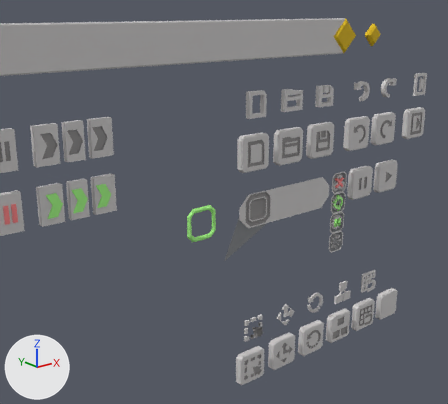
The Blender file raw/UI.blend: old version first, new version second.
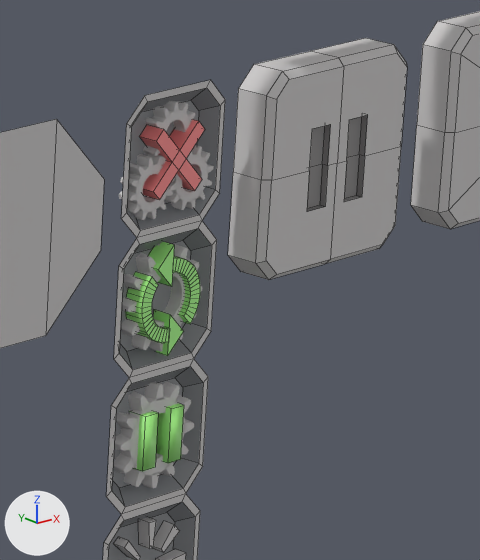
Each version appears first from a 50 mm camera at (63.0, -379.0, 1059.0) aimed at (419.0, 67.0, 881.0), and next in a close-up on the part from 70% to 86% of the width and 40% to 59% of the height. Arrows for +X, +Y and +Z are at lower left; the lights stay in place. The close-ups show mesh edges as thin lines.

Objects in the first close-up: 'Circle.002', 'Circle.010', 'button_30x30_pause', 'button_30x30_pause.001', 'button_30x30_resume', 'hud', 'top_panel_bar.002', 'top_panel_bar.003', 'top_panel_bar.004', 'top_panel_bar.009', 'top_panel_bar.010', 'undo.001'.
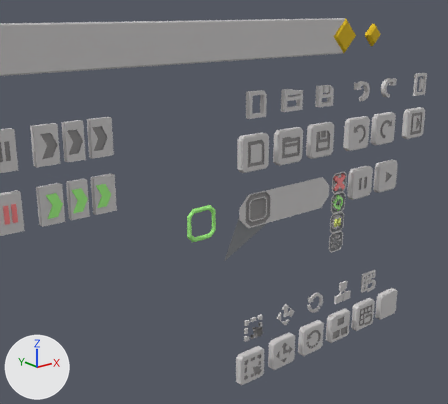
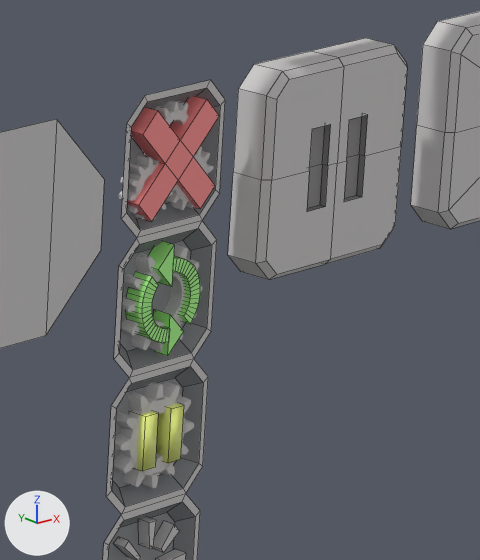
Changed parts and their boxes [x1, y1, x2, y2] in the close-ups (480 x 560 px):
'top_panel_bar.009', reshaped (39% wider, 55% taller): before [139, 119, 205, 200]; after [127, 96, 219, 222]
'button_30x30_pause.001', recoloured (green to yellow): [134, 403, 184, 471] in both

The change, as a list of edits to the scene's bpy script:
```text
Add mat_warning:
    mat_warning = principled_material('warning')
    mat_warning.base_color = (0.906, 1.0, 0.25)  # yellow #f4ff89
Change me_plane_085:
    where me_plane_085.from_pydata(...)  # 16 vertices, 12 faces; spans x -6.0..6.0, y 0.0..3.0, z -6.0..6.0
    remove me_plane_085.materials.append(mat_success)  # green #aaff89
    add me_plane_085.materials.append(mat_warning)  # yellow #f4ff89
Change me_plane_068:
    where me_plane_068.from_pydata(...)  # 24 vertices, 22 faces; spans x -6.0..6.0, y -2.0..1.0, z -6.58..5.42
    used by ob_top_panel_bar_009; location = (505.4, -1.0, 900.4); rotation_euler = (0.0, 0.785, 0.0), in degrees (0, 45, 0)
    me_plane_068 part 1
    me_plane_068.vertices[0].co: (-1.0, 1.0, -6.58) -> (-2.0, 1.0, -9.58)  # not seen -> pixel (122, 200)
    me_plane_068.vertices[1].co: (-1.0, 1.0, 5.42) -> (-2.0, 1.0, 8.42)
    me_plane_068.vertices[2].co: (1.0, 1.0, -6.58) -> (2.0, 1.0, -9.58)  # pixel (143, 195) -> not seen
    me_plane_068.vertices[3].co: (1.0, 1.0, 5.42) -> (2.0, 1.0, 8.42)
    me_plane_068.vertices[4].co: (-1.0, -2.0, -6.58) -> (-2.0, -2.0, -9.58)  # pixel (153, 191) -> pixel (138, 205)
    me_plane_068.vertices[5].co: (-1.0, -2.0, 5.42) -> (-2.0, -2.0, 8.42)  # pixel (198, 120) -> pixel (206, 99)
    me_plane_068.vertices[6].co: (1.0, -2.0, -6.58) -> (2.0, -2.0, -9.58)  # pixel (159, 199) -> pixel (151, 221)
    me_plane_068.vertices[7].co: (1.0, -2.0, 5.42) -> (2.0, -2.0, 8.42)  # pixel (205, 129) -> pixel (219, 115)
    me_plane_068.vertices[8].co: (-6.0, -2.0, 0.42) -> (-9.0, -2.0, 1.42)  # pixel (163, 129) -> pixel (157, 110)
    me_plane_068.vertices[9].co: (-6.0, -2.0, -1.58) -> (-9.0, -2.0, -2.58)  # pixel (156, 141) -> pixel (142, 134)
    me_plane_068.vertices[10].co: (-6.0, 1.0, -1.58) -> (-9.0, 1.0, -2.58)  # pixel (139, 136) -> pixel (125, 130)
    me_plane_068.vertices[11].co: (-6.0, 1.0, 0.42) -> (-9.0, 1.0, 1.42)  # pixel (146, 124) -> not seen
    me_plane_068.vertices[12].co: (-1.0, 1.0, 0.42) -> (-2.0, 1.0, 1.42)
    me_plane_068.vertices[13].co: (-1.0, 1.0, -1.58) -> (-2.0, 1.0, -2.58)
    me_plane_068.vertices[14].co: (1.0, 1.0, -1.58) -> (2.0, 1.0, -2.58)
    me_plane_068.vertices[15].co: (1.0, 1.0, 0.42) -> (2.0, 1.0, 1.42)
    me_plane_068.vertices[16].co: (-1.0, -2.0, -1.58) -> (-2.0, -2.0, -2.58)  # pixel (172, 162) -> pixel (165, 163)
    me_plane_068.vertices[17].co: (-1.0, -2.0, 0.42) -> (-2.0, -2.0, 1.42)  # pixel (179, 150) -> pixel (180, 140)
    me_plane_068.vertices[18].co: (1.0, -2.0, 0.42) -> (2.0, -2.0, 1.42)  # pixel (186, 158) -> pixel (193, 156)
    me_plane_068.vertices[19].co: (1.0, -2.0, -1.58) -> (2.0, -2.0, -2.58)  # pixel (178, 170) -> pixel (178, 180)
    me_plane_068.vertices[20].co: (6.0, 1.0, -1.58) -> (9.0, 1.0, -2.58)
    me_plane_068.vertices[21].co: (6.0, 1.0, 0.42) -> (9.0, 1.0, 1.42)
    me_plane_068.vertices[22].co: (6.0, -2.0, 0.42) -> (9.0, -2.0, 1.42)  # pixel (202, 179) -> pixel (215, 185)
    me_plane_068.vertices[23].co: (6.0, -2.0, -1.58) -> (9.0, -2.0, -2.58)  # pixel (194, 190) -> pixel (200, 208)
```
